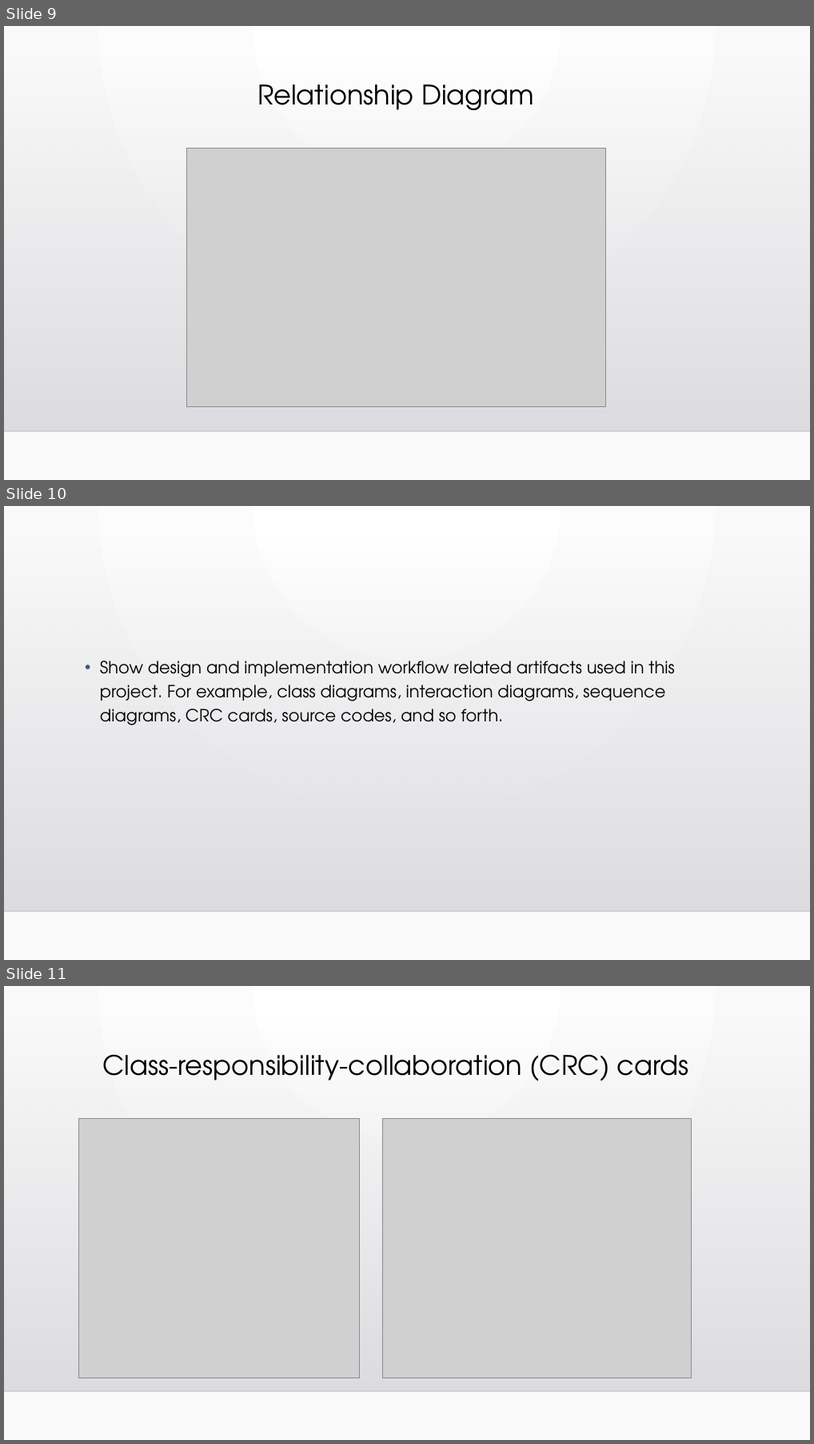
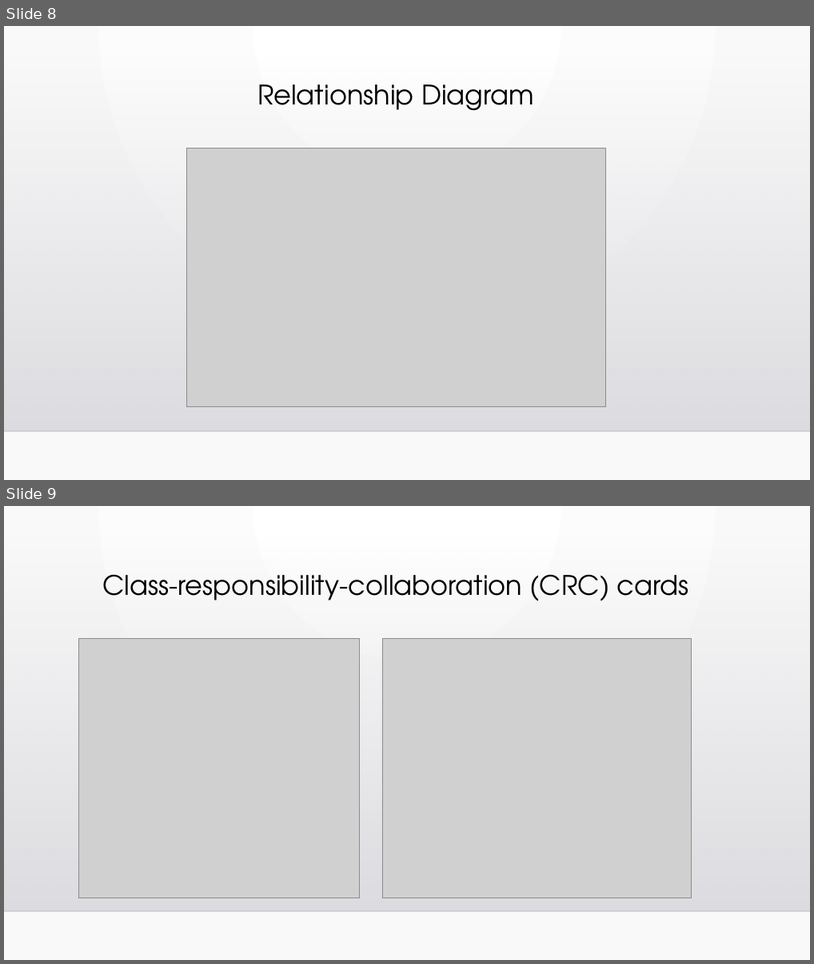
Before and after one commit to KVessey/SoftwareEngineeringLMS, a slide deck: Learning Management System project.pptx. Shown one above the other, each under a label of ours: slides 9, 10 and 11 before the commit, slides 8 and 9 after it. The pictures are 814x1444 and 814x964 pixels, drawn with LibreOffice and Linux fonts; fonts in the diff are those of the drawing; grey boxes stand for pictures; background and template pictures are left out. Boxes give left, top, right and bottom in pixels: in the first picture for what was removed or moved away, otherwise in the second. Text is boxed around its words. In the diff, an @@ line names an element or a change of style, - is before the commit and + after.

```diff
--- a/Learning Management System project.pptx
+++ b/Learning Management System project.pptx
@@ slide 10 removed at (x1=4, y1=506, x2=810, y2=960), background gradient #FFFFFF to #FAFAFA; not listed: 2 template elements that a slide beside it also shows @@
@@ text removed at (x1=100, y1=660, x2=674, y2=725) @@
-• Show design and implementation workflow related artifacts used in this project. For example, class diagrams, interaction diagrams, sequence diagrams, CRC cards, source codes, and so forth.
@@ what was slide 9 is now slide 8 @@
@@ what was slide 11 is now slide 9 @@
```
Also in this commit, not shown: 2 other slides removed.
